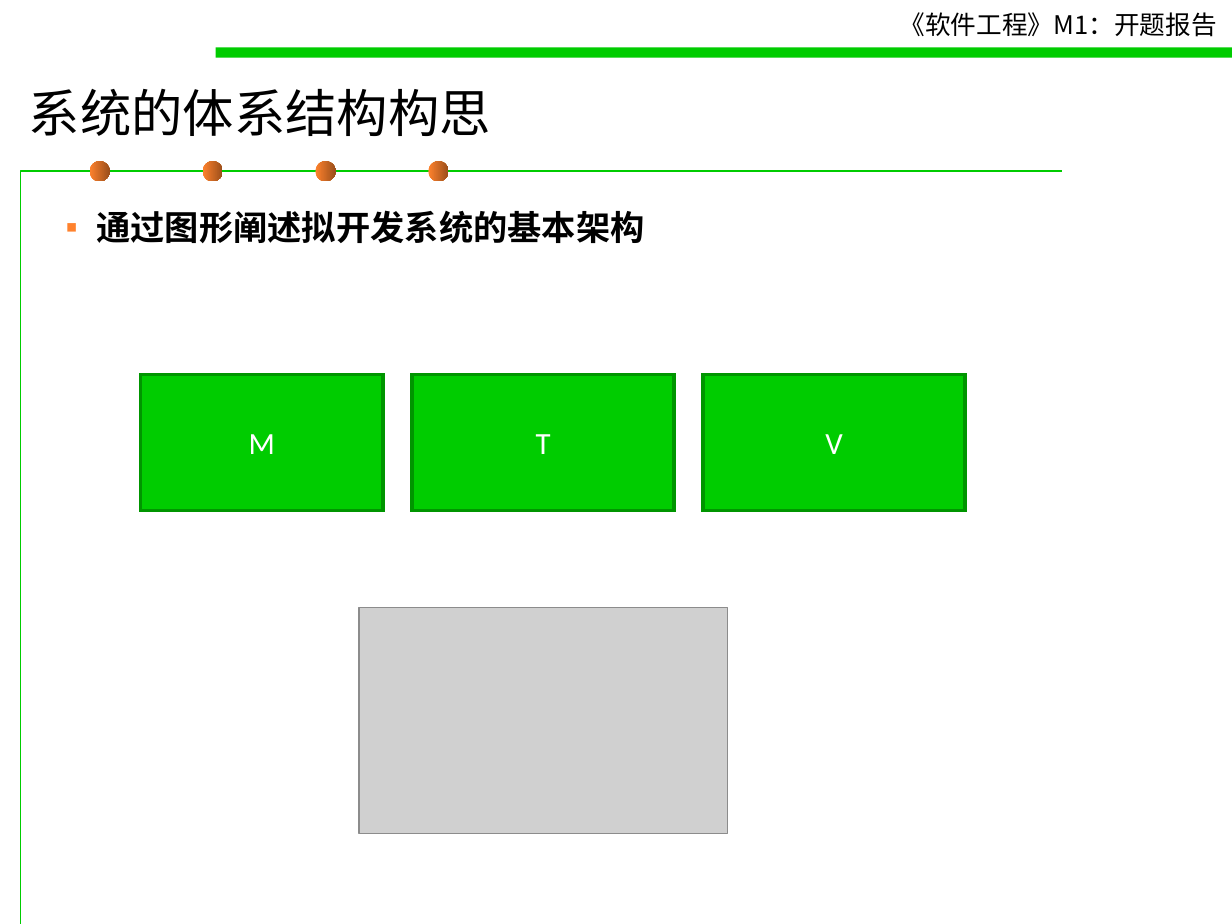
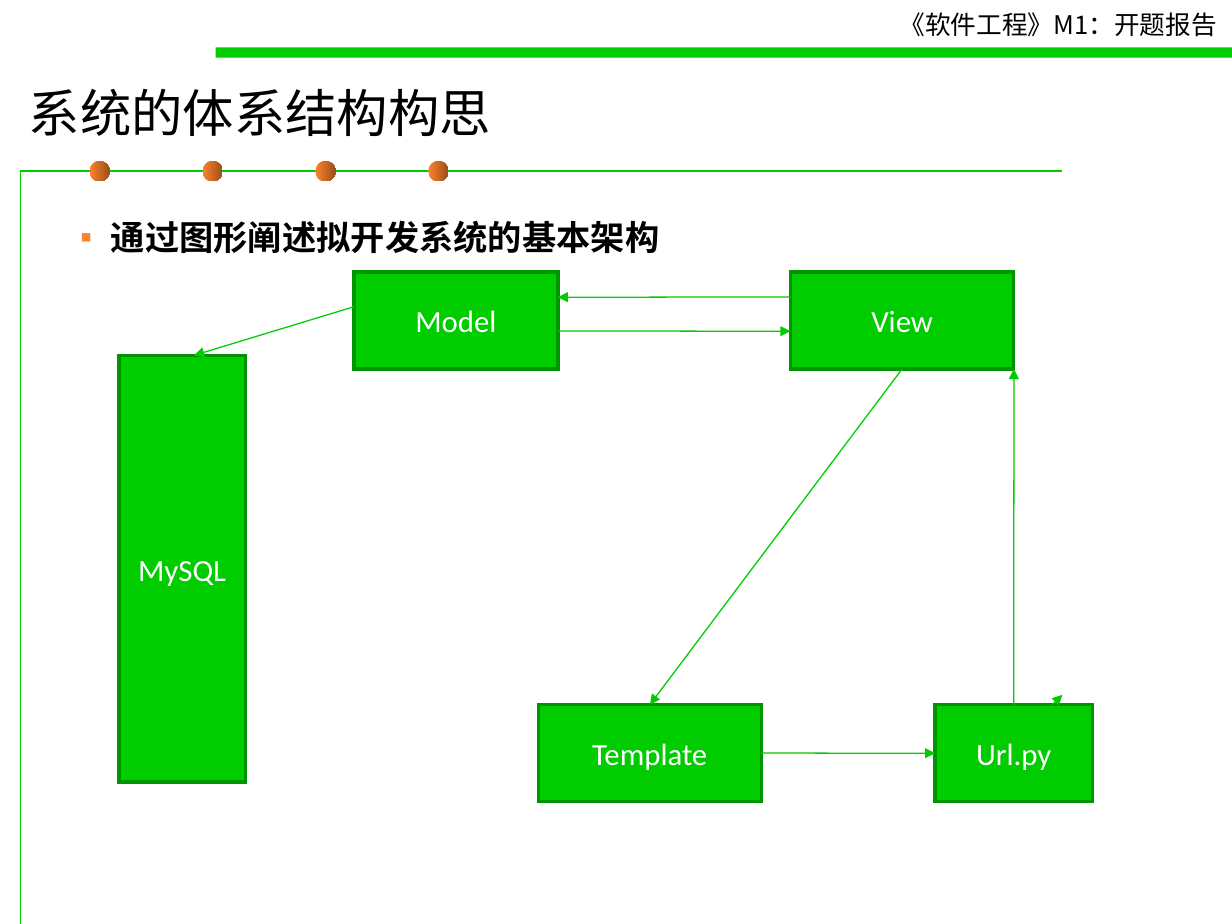
Before and after one commit to October-66/Traveler-Pal, a slide deck: slide 6 of doc/M1 - 开题报告.ppt. Drawn at 1232x924 pixels with LibreOffice and Linux fonts; fonts in the diff are those of the drawing; grey boxes stand for pictures. Boxes give left, top, right and bottom in pixels: in the first picture for what was removed or moved away, otherwise in the second. Text is boxed around its words. In the diff, an @@ line names an element or a change of style, - is before the commit and + after.

```diff
--- a/doc/M1 - 开题报告.ppt
+++ b/doc/M1 - 开题报告.ppt
@@ text "通过图形阐述拟开发系统的基本架构": place and size @@
-text "通过图形阐述拟开发系统的基本架构" at <box>96,210,644,243</box>
+text "通过图形阐述拟开发系统的基本架构" at <box>111,220,659,253</box>
@@ rectangle added at <box>354,272,557,370</box>, fill #00CC00, outline #009500 2.01 pt, 18 pt, text #FFFFFF @@
+Model
@@ arrow added from (791, 297) to (558, 297), #00CC00 0.74 pt @@
@@ rectangle added at <box>791,272,1014,370</box>, fill #00CC00, outline #009500 2.01 pt, 18 pt, text #FFFFFF @@
+View
@@ arrow added from (354, 307) to (193, 355), #00CC00 0.74 pt @@
@@ rectangle added at <box>120,355,245,781</box>, fill #00CC00, outline #009500 2.01 pt, 18 pt, text #FFFFFF @@
+MySQL
@@ arrow added from (558, 331) to (791, 331), #00CC00 0.74 pt @@
@@ rectangle removed at <box>140,375,383,510</box> @@
-M
@@ rectangle removed at <box>413,375,675,510</box> @@
-T
@@ arrow added from (902, 368) to (650, 705), #00CC00 0.74 pt @@
@@ rectangle removed at <box>703,375,966,510</box> @@
-V
@@ arrow added from (1014, 705) to (1014, 368), #00CC00 0.74 pt @@
@@ picture removed at <box>359,607,727,833</box> @@
@@ rectangle added at <box>538,705,761,802</box>, fill #00CC00, outline #009500 2.01 pt, 18 pt, text #FFFFFF @@
+Template
@@ rectangle added at <box>935,705,1093,802</box>, fill #00CC00, outline #009500 2.01 pt, 18 pt, text #FFFFFF @@
+Url.py
@@ arrow added from (1052, 705) to (1062, 695), #00CC00 0.74 pt @@
@@ arrow added from (761, 753) to (935, 753), #00CC00 0.74 pt @@
```
Also in this commit, not shown: 4 other slides changed, 1 slide added, 1 slide removed.
